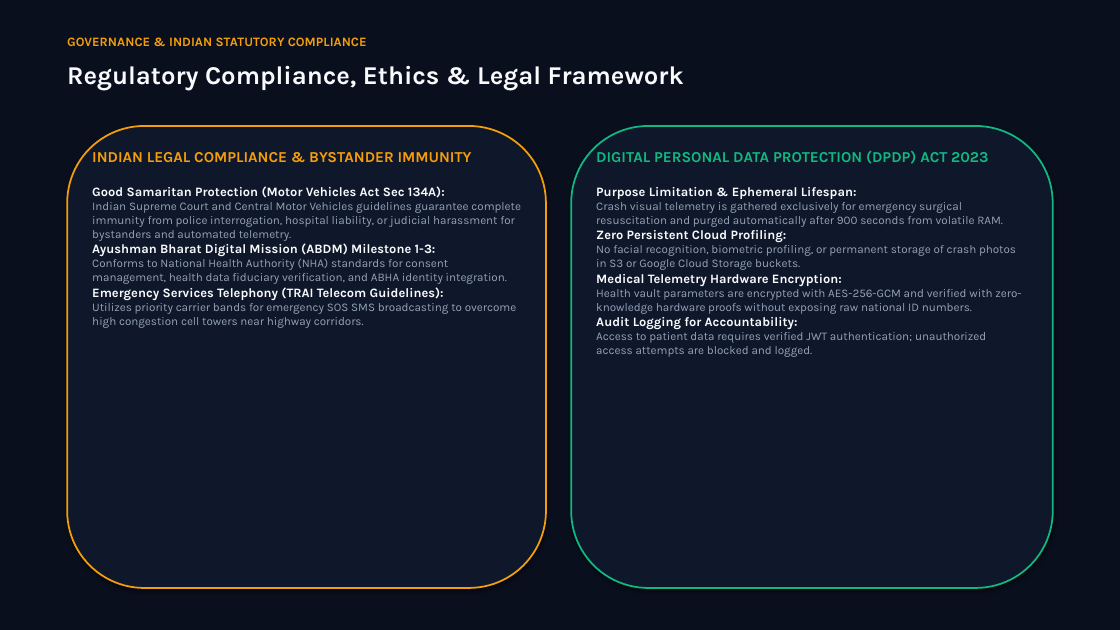
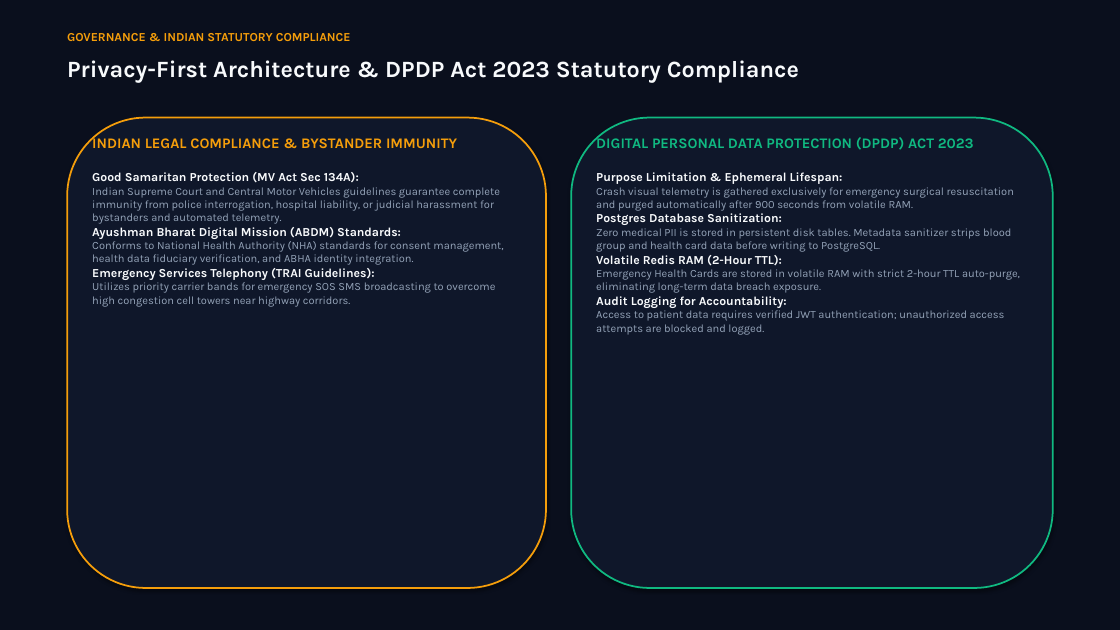
Before and after one commit to StevinJoseph22/Rakshak-AI, a slide deck: slide 16 of Vikist Blueprint/2. PITCH FILES/Rakshak_AI_Master_Presentation.pptx (slide 15 before the commit). Drawn at 1120x630 pixels with LibreOffice and Linux fonts; fonts in the diff are those of the drawing. Boxes give left, top, right and bottom in pixels: in the first picture for what was removed or moved away, otherwise in the second. Text is boxed around its words. In the diff, an @@ line names an element or a change of style, - is before the commit and + after.

```diff
--- a/Vikist Blueprint/2. PITCH FILES/Rakshak_AI_Master_Presentation.pptx
+++ b/Vikist Blueprint/2. PITCH FILES/Rakshak_AI_Master_Presentation.pptx
@@ text "GOVERNANCE & INDIAN STATUTORY COMPLIANCE" at bbox=[67, 33, 351, 41]: size 11 to 10.5 pt @@
@@ text at bbox=[67, 60, 799, 83]: text changed; size 22 to 20 pt @@
-Regulatory Compliance, Ethics & Legal Framework
+Privacy-First Architecture & DPDP Act 2023 Statutory Compliance
@@ rounded rectangle: place and size @@
-rounded rectangle at bbox=[67, 126, 546, 588]
+rounded rectangle at bbox=[67, 118, 546, 588]
@@ rounded rectangle: place and size @@
-rounded rectangle at bbox=[571, 126, 1053, 588]
+rounded rectangle at bbox=[571, 118, 1053, 588]
@@ text "INDIAN LEGAL COMPLIANCE & BYSTANDER ...": place and size @@
-text "INDIAN LEGAL COMPLIANCE & BYSTANDER ..." at bbox=[92, 152, 521, 328]
+text "INDIAN LEGAL COMPLIANCE & BYSTANDER ..." at bbox=[92, 135, 503, 307]
@@ text at bbox=[92, 135, 457, 148]: size 13 to 12.5 pt in "INDIAN LEGAL COMPLIANCE & BYSTANDER IMMUNITY" @@
@@ text "DIGITAL PERSONAL DATA PROTECTION (DPDP) ...": place and size @@
-text "DIGITAL PERSONAL DATA PROTECTION (DPDP) ..." at bbox=[596, 151, 1021, 357]
+text "DIGITAL PERSONAL DATA PROTECTION (DPDP) ..." at bbox=[596, 135, 1020, 335]
@@ text at bbox=[596, 135, 1014, 335]: size 13 to 12.5 pt in "DIGITAL PERSONAL DATA PROTECTION (DPDP) ACT 2023"; size 11 to 10.5 pt in "Purpose Limitation & Ephemeral Lifespan:", "Audit Logging for Accountability:"; size 10 to 9.5 pt in "Crash visual telemetry is gathered exclusively for ...", "Access to patient data requires verified JWT ..." @@
@@ text at bbox=[92, 172, 503, 307]: text changed; size 10 to 9.5 pt @@
-Good Samaritan Protection (Motor Vehicles Act Sec 134A):
-Indian Supreme Court and Central Motor Vehicles guidelines guarantee complete immunity from police interrogation, hospital liability, or judicial harassment for bystanders and automated telemetry.
-Ayushman Bharat Digital Mission (ABDM) Milestone 1-3:
-Conforms to National Health Authority (NHA) standards for consent management, health data fiduciary verification, and ABHA identity integration.
-Emergency Services Telephony (TRAI Telecom Guidelines):
-Utilizes priority carrier bands for emergency SOS SMS broadcasting to overcome high congestion cell towers near highway corridors.
+Good Samaritan Protection (MV Act Sec 134A):
+Indian Supreme Court and Central Motor Vehicles guidelines guarantee complete immunity from police interrogation, hospital liability, or judicial harassment for bystanders and automated telemetry.
+Ayushman Bharat Digital Mission (ABDM) Standards:
+Conforms to National Health Authority (NHA) standards for consent management, health data fiduciary verification, and ABHA identity integration.
+Emergency Services Telephony (TRAI Guidelines):
+Utilizes priority carrier bands for emergency SOS SMS broadcasting to overcome high congestion cell towers near highway corridors.
@@ text at bbox=[596, 213, 1020, 293]: text changed; size 10 to 9.5 pt @@
-Zero Persistent Cloud Profiling:
-No facial recognition, biometric profiling, or permanent storage of crash photos in S3 or Google Cloud Storage buckets.
-Medical Telemetry Hardware Encryption:
-Health vault parameters are encrypted with AES-256-GCM and verified with zero-knowledge hardware proofs without exposing raw national ID numbers.
+Postgres Database Sanitization:
+Zero medical PII is stored in persistent disk tables. Metadata sanitizer strips blood group and health card data before writing to PostgreSQL.
+Volatile Redis RAM (2-Hour TTL):
+Emergency Health Cards are stored in volatile RAM with strict 2-hour TTL auto-purge, eliminating long-term data breach exposure.
```
Also in this commit, not shown: 15 other slides changed, 4 slides added, 2 slides removed, 8 other files.
